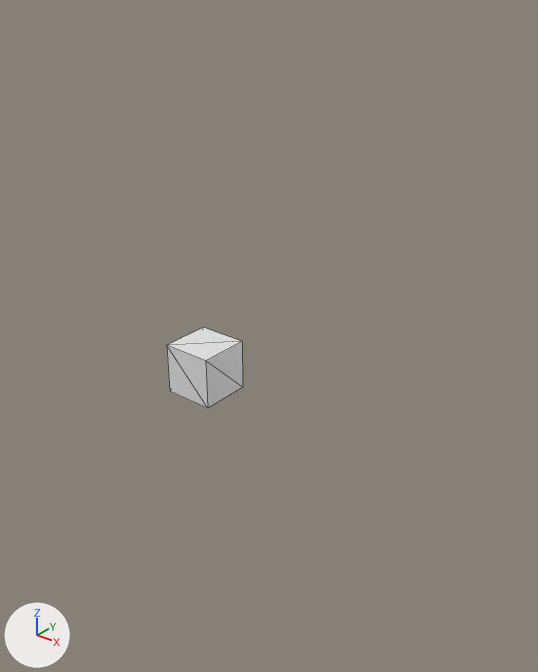
The glTF model resources/models/torch.glb: old version first, new version second.
One viewpoint serves both versions: a 50 mm camera at (17.7, -8.2, 13.5) aimed at (1.9, 11.5, 1.3). Lighting does not change. The marker at lower left points along +X, +Y and +Z. Mesh edges are drawn as thin lines. Where no turn or scale is listed for an object, it has been applied to the vertices. Vertices at the same position are counted once.

Before the edit, the objects in view are built like this:
```python
mat_material = principled_material('Material')
mat_material.base_color = (0.8, 0.8, 0.8)  # white #e7e7e7
mat_material.roughness = 0.4
me_cube = bpy.data.meshes.new('Cube')
me_cube.from_pydata(...)  # a box spanning x -1.0..1.0, y -1.0..1.0, z -1.0..1.0
me_cube.materials.append(mat_material)  # white #e7e7e7
ob_cube = bpy.data.objects.new('Cube', me_cube)
ob_cube.location = (0.0, 10.0, 0.0)
```
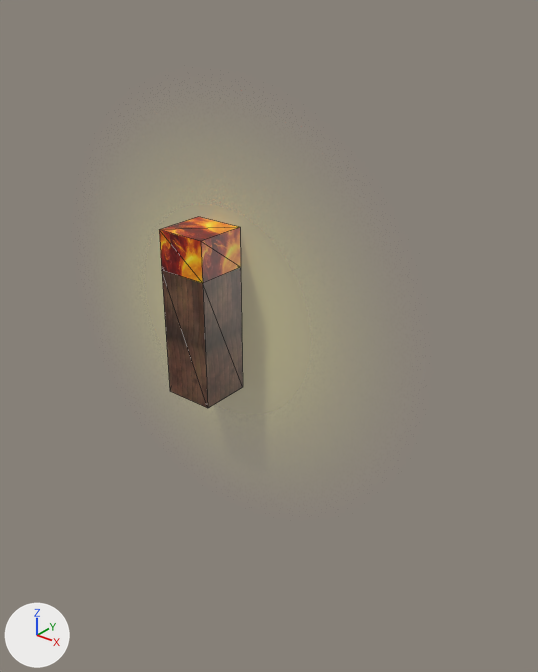
The newer file is also rescaled (x0.1), turned or shifted as a whole; pictures and numbers use the older file's frame.

Boxes [x1, y1, x2, y2] around the edits, measured in the pictures (538 x 672 px):
'Cube', surface changed, moved, rescaled (grey to brown)
    before: [167, 327, 243, 408]
    after: [162, 267, 243, 408]
'Fire', added
    after: [159, 217, 241, 283]

Patch to the scene script:
```diff
--- a/resources/models/torch.glb.py
+++ b/resources/models/torch.glb.py
@@ img_demo_2_4 @@
+img_demo_2_4 = load_image('demo_2_4', '_unpacked/demo_2_4', 640, 640, 'sRGB')
@@ img_light @@
+img_light = load_image('light', '_unpacked/light', 128, 128, 'sRGB')
@@ img_fire @@
+img_fire = load_image('fire', '_unpacked/fire', 1500, 1364, 'sRGB')
@@ mat_material @@
 mat_material = principled_material('Material')
-mat_material.base_color = (0.8, 0.8, 0.8)  # white #e7e7e7
+mat_material.texture = img_demo_2_4
 mat_material.roughness = 0.4
@@ mat_material_002 @@
+mat_material_002 = principled_material('Material.002')
+mat_material_002.texture = img_light  # with its transparency
@@ mat_material_001 @@
+mat_material_001 = principled_material('Material.001')
+mat_material_001.texture = img_fire
+mat_material_001.roughness = 0.4
@@ me_cube @@
 me_cube.from_pydata(...)  # 8 vertices, 12 faces; spans x -1.0..1.0, y -1.0..1.0, z -1.0..1.0
 # used by ob_cube; location = (0.0, 10.0, 0.0)
+# me_cube part 1: texture (UV) coordinates of 12 of 12 faces, centred in x -1.0..1.0, y -1.0..1.0, z -1.0..1.0, changed; they spanned u 0.12..0.88, v 0.0..1.0 and now span u 0.86..0.94, v 0.0..0.2
 me_cube.materials.append(mat_material)
@@ me_plane @@
+me_plane.from_pydata(...)  # 4 vertices, 2 faces; spans x -10.0..10.0, y 0.0, z -10.0..10.0
+me_plane.materials.append(mat_material_002)  # picture img_light
@@ me_cube_001 @@
+me_cube_001.from_pydata(...)  # a box spanning x -1.0..1.0, y -1.0..1.0, z -0.75..0.75
+me_cube_001.materials.append(mat_material_001)  # picture img_fire
@@ ob_cube @@
 ob_cube = bpy.data.objects.new('Cube', me_cube)
-ob_cube.location = (0.0, 10.0, 0.0)
+ob_cube.location = (0.0, 10.0, 1.5)
+ob_cube.scale = (1.0, 1.0, 2.5)
@@ ob_light @@
+ob_light = bpy.data.objects.new('Light', me_plane)
+ob_light.location = (0.0, 11.0, 1.5)
@@ ob_fire @@
+ob_fire = bpy.data.objects.new('Fire', me_cube_001)
+ob_fire.location = (0.0, 10.0, 4.75)
```
